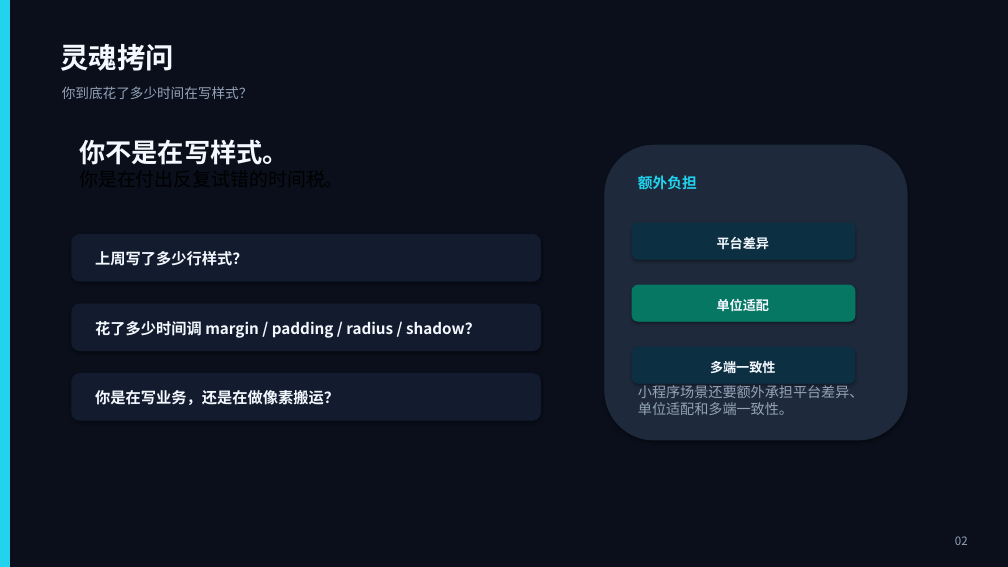
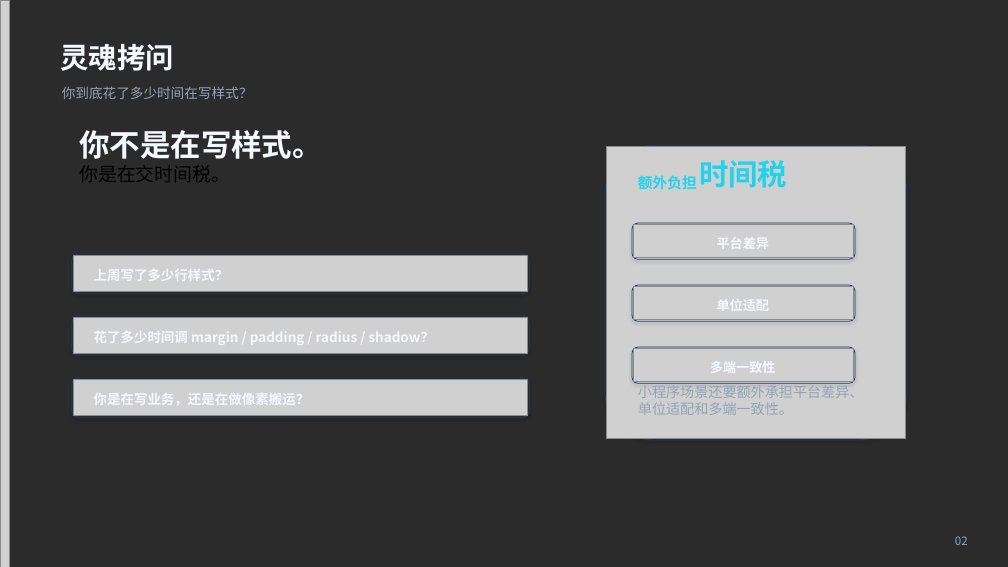
Before and after one commit to sonofmagic/weapp-tailwindcss, a slide deck: slide 2 of talk/2026-04-02-live/2026-04-02-live-deck.pptx. Drawn at 1008x567 pixels with LibreOffice and Linux fonts; fonts in the diff are those of the drawing; grey boxes stand for pictures; background and template pictures are left out; a plain dark background stands for a picture behind light text. Boxes give left, top, right and bottom in pixels: in the first picture for what was removed or moved away, otherwise in the second. Text is boxed around its words. In the diff, an @@ line names an element or a change of style, - is before the commit and + after.

```diff
--- a/talk/2026-04-02-live/2026-04-02-live-deck.pptx
+++ b/talk/2026-04-02-live/2026-04-02-live-deck.pptx
@@ background #0A0F1B to picture (left out) @@
@@ rectangle removed at (0,0,9,567) @@
@@ picture added at (0,0,9,567) @@
@@ text at (79,130,323,182): text changed; size 18 to 29 pt; font Calibri to Noto Sans CJK SC; text colour #000000 to #F4F8FF; bold on @@
-你不是在写样式。
-你是在付出反复试错的时间税。
+你不是在写样式。
+你是在交时间税。
@@ rounded rectangle at (605,145,907,440): fill #1E293B to none; outline #1E293B 0.75 pt to #24385C 0.75 pt @@
@@ picture added at (606,147,906,439) @@
@@ text added at (699,160,787,188), 28 pt, text #22D3EE, bold @@
+时间税
@@ rounded rectangle at (632,223,855,259): fill #0D2F42 to none; outline #0D2F42 0.75 pt to #24385C 0.75 pt @@
@@ picture added at (634,225,854,258) @@
@@ fill #131C2E to none; outline #131C2E 0.75 pt to #24385C 0.75 pt in 3 elements at (72,378,529,417), (72,316,529,355), (72,254,529,293) @@
@@ rounded rectangle: place and size @@
-rounded rectangle at (72,234,541,281)
+rounded rectangle at (72,254,529,293)
@@ picture added at (73,256,528,292) @@
@@ size 14.5 to 12.8 pt in 3 elements at (94,393,310,405), (94,331,434,345), (94,269,229,281) @@
@@ text "上周写了多少行样式？": place and size @@
-text "上周写了多少行样式？" at (95,251,247,266)
+text "上周写了多少行样式？" at (94,269,229,281)
@@ rounded rectangle at (632,285,855,321): fill #067762 to none; outline #067762 0.75 pt to #24385C 0.75 pt @@
@@ picture added at (634,287,854,320) @@
@@ rounded rectangle: place and size @@
-rounded rectangle at (72,304,541,351)
+rounded rectangle at (72,316,529,355)
@@ picture added at (73,318,528,354) @@
@@ text "花了多少时间调 margin / padding / ...": place and size @@
-text "花了多少时间调 margin / padding / ..." at (95,321,480,338)
+text "花了多少时间调 margin / padding / ..." at (94,331,434,345)
@@ rounded rectangle at (632,347,855,383): fill #0D2F42 to none; outline #0D2F42 0.75 pt to #24385C 0.75 pt @@
@@ picture added at (634,349,854,382) @@
@@ rounded rectangle: place and size @@
-rounded rectangle at (72,374,541,420)
+rounded rectangle at (72,378,529,417)
@@ picture added at (73,380,528,416) @@
```
Also in this commit, not shown: 19 other slides changed, 5 other files.
